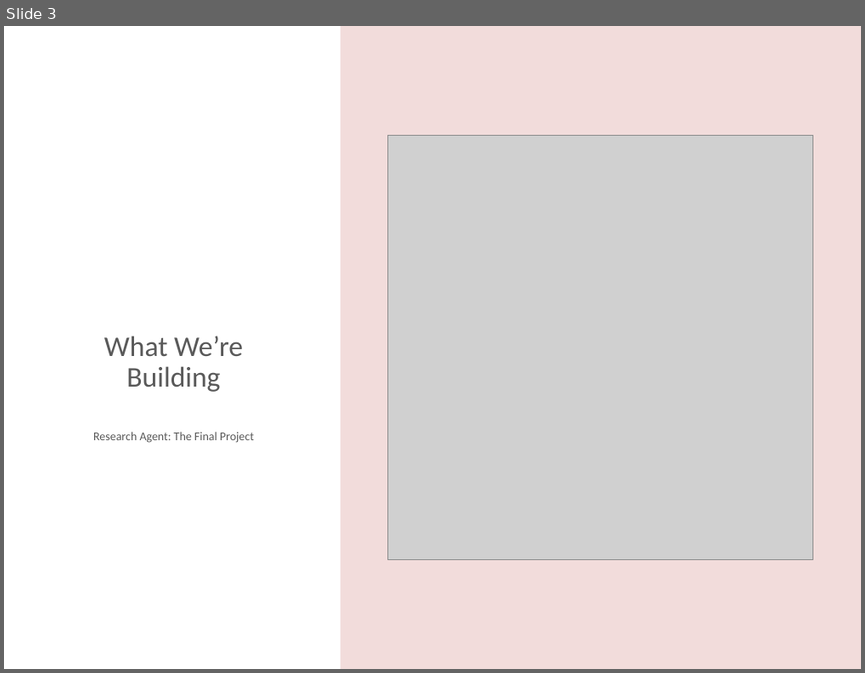
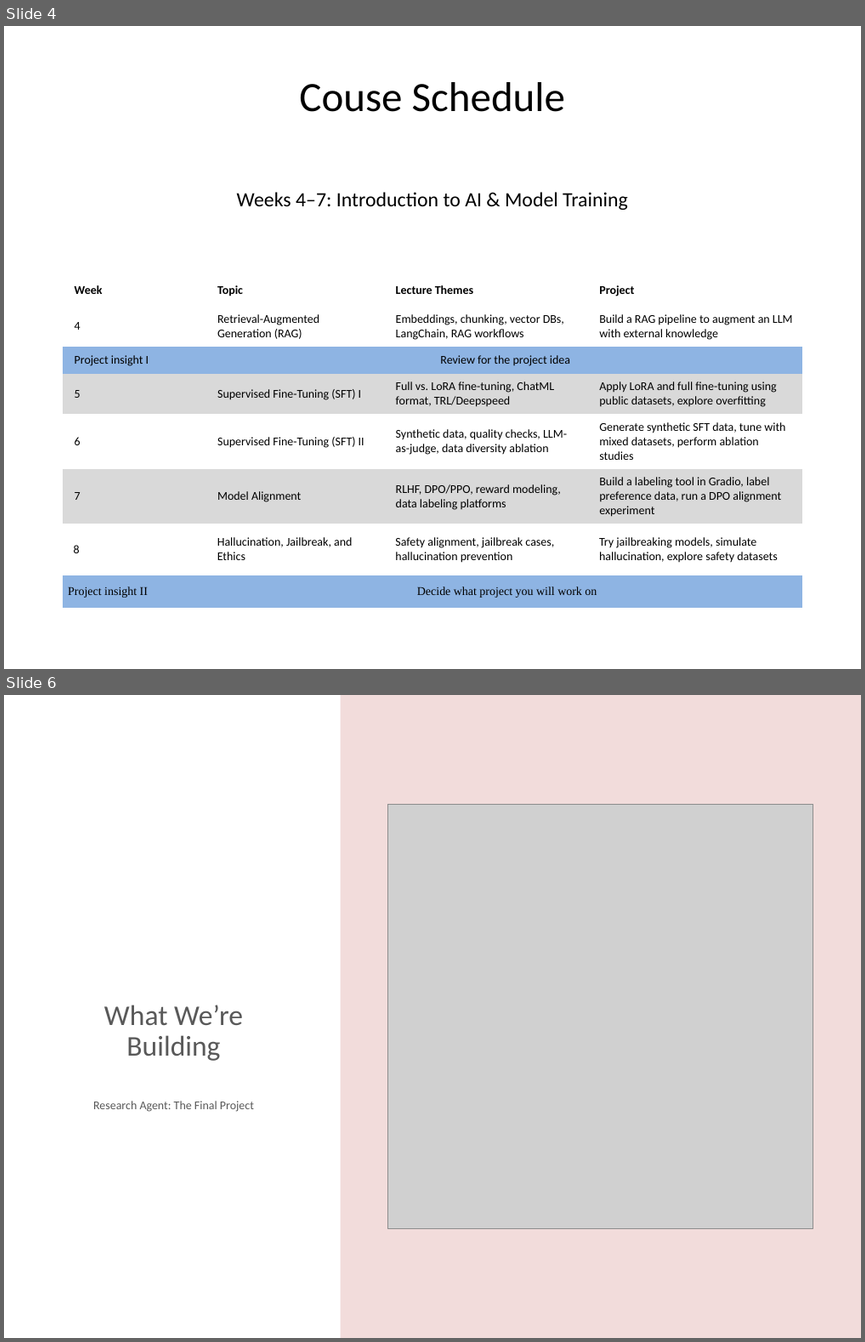
Before and after one commit to inference-ai-course/MLE_in_Gen_AI-Course, a slide deck: Class1/course_overview_presentation.pptx. Shown one above the other, each under a label of ours: slide 3 before the commit, slides 4 and 6 after it; the slides between them are not shown. The pictures are 865x673 and 865x1342 pixels, drawn with LibreOffice and Linux fonts; fonts in the diff are those of the drawing; grey boxes stand for pictures. Boxes give left, top, right and bottom in pixels: in the first picture for what was removed or moved away, otherwise in the second. Text is boxed around its words. In the diff, an @@ line names an element or a change of style, - is before the commit and + after.

Commit message:
add course schedule to course overview slides

```diff
--- a/Class1/course_overview_presentation.pptx
+++ b/Class1/course_overview_presentation.pptx
@@ slide 4 added at (4,26,861,669), background #FFFFFF @@
@@ title added at (299,82,565,112), 35 pt, text #000000 @@
+Couse Schedule
@@ text added at (237,192,628,210), 17 pt, text #000000 @@
+Weeks 4–7: Introduction to AI & Model Training
@@ table added at (64,273,802,605), 8 rows, 4 columns @@
+Week | Topic | Lecture Themes | Project
+4 | Retrieval-Augmented Generation (RAG) | Embeddings, chunking, vector DBs, LangChain, RAG workflows | Build a RAG pipeline to augment an LLM with external knowledge
+Project insight I | Review for the project idea |  | 
+5 | Supervised Fine-Tuning (SFT) I | Full vs. LoRA fine-tuning, ChatML format, TRL/Deepspeed | Apply LoRA and full fine-tuning using public datasets, explore overfitting
+6 | Supervised Fine-Tuning (SFT) II | Synthetic data, quality checks, LLM-as-judge, data diversity ablation | Generate synthetic SFT data, tune with mixed datasets, perform ablation studies
+7 | Model Alignment | RLHF, DPO/PPO, reward modeling, data labeling platforms | Build a labeling tool in Gradio, label preference data, run a DPO alignment experiment
+8 | Hallucination, Jailbreak, and Ethics | Safety alignment, jailbreak cases, hallucination prevention | Try jailbreaking models, simulate hallucination, explore safety datasets
+Project insight II | Decide what project you will work on |  | 
@@ what was slide 3 is now slide 6 @@
```
Also in this commit, not shown: 1 slide changed, 2 other slides added, 2 other files.
